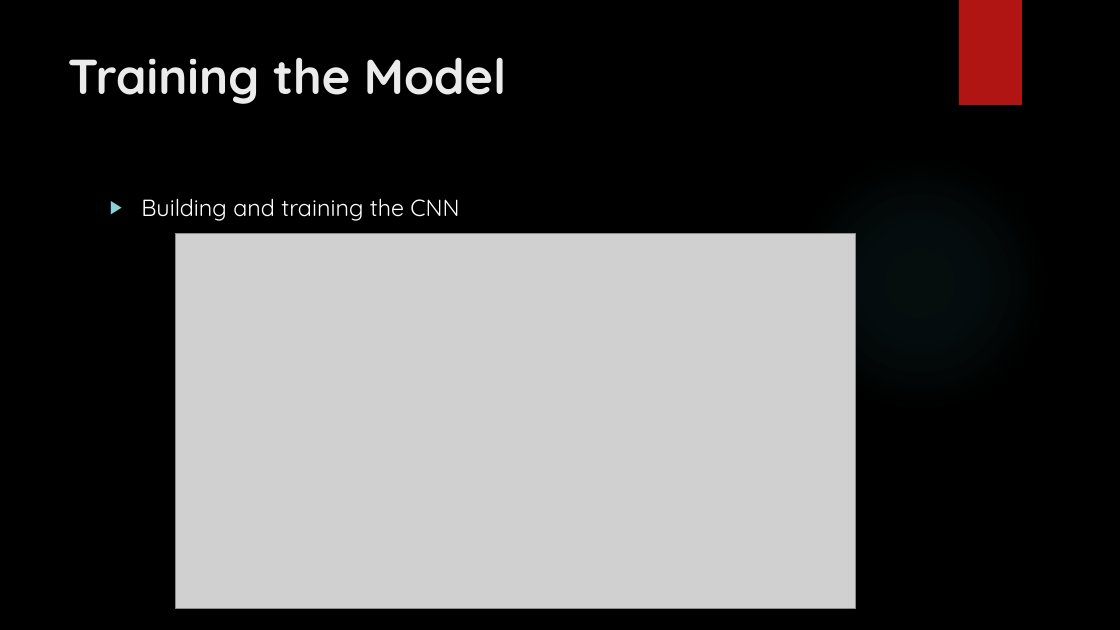
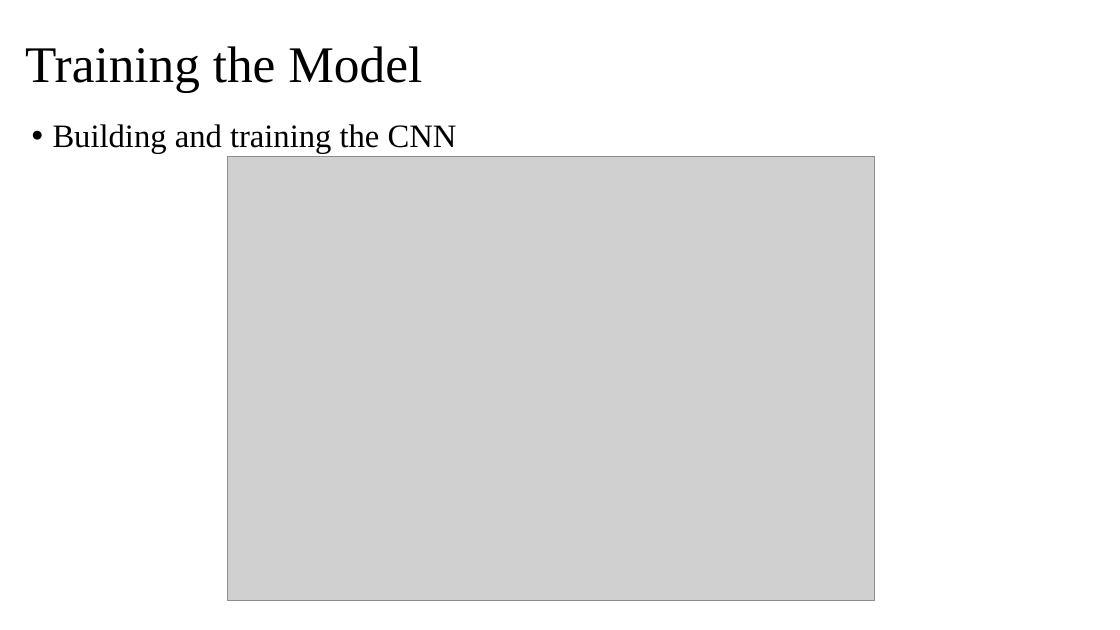
Before and after one commit to SharkyRCC/Covid-19-Classification, a slide deck: slide 13 of Presentation/neural_ppt.pptx (slide 11 before the commit). Drawn at 1120x630 pixels with LibreOffice and Linux fonts; fonts in the diff are those of the drawing; grey boxes stand for pictures; background and template pictures are left out. Boxes give left, top, right and bottom in pixels: in the first picture for what was removed or moved away, otherwise in the second. Text is boxed around its words. In the diff, an @@ line names an element or a change of style, - is before the commit and + after.

```diff
--- a/Presentation/neural_ppt.pptx
+++ b/Presentation/neural_ppt.pptx
@@ background picture (left out) to #FFFFFF @@
@@ title "Training the Model": place and size @@
-title "Training the Model" at [68,57,506,104]
+title "Training the Model" at [25,46,422,93]
@@ title "Training the Model" at [25,46,422,93]: size 42 to 44 pt, font Quicksand to Times New Roman, text colour #EBEBEB to #000000, bold off; line spacing 1 to 0.9; vertical alignment top to middle @@
@@ rectangle removed at [959,0,1022,105] @@
@@ text "Building and training the CNN": place and size @@
-text "Building and training the CNN" at [141,198,459,221]
+text "Building and training the CNN" at [53,124,457,153]
@@ text "Building and training the CNN" at [53,124,457,153]: size 20 to 28 pt, font Quicksand to Times New Roman, text colour #FFFFFF to #000000; bullet ▶ to •; line spacing 1 to 0.9 @@
@@ picture: place and size @@
-picture at [176,234,856,608]
+picture at [227,156,875,601]
@@ ellipse removed at [791,154,1049,413] @@
```
Also in this commit, not shown: 12 other slides changed, 6 slides added, 2 slides removed.
